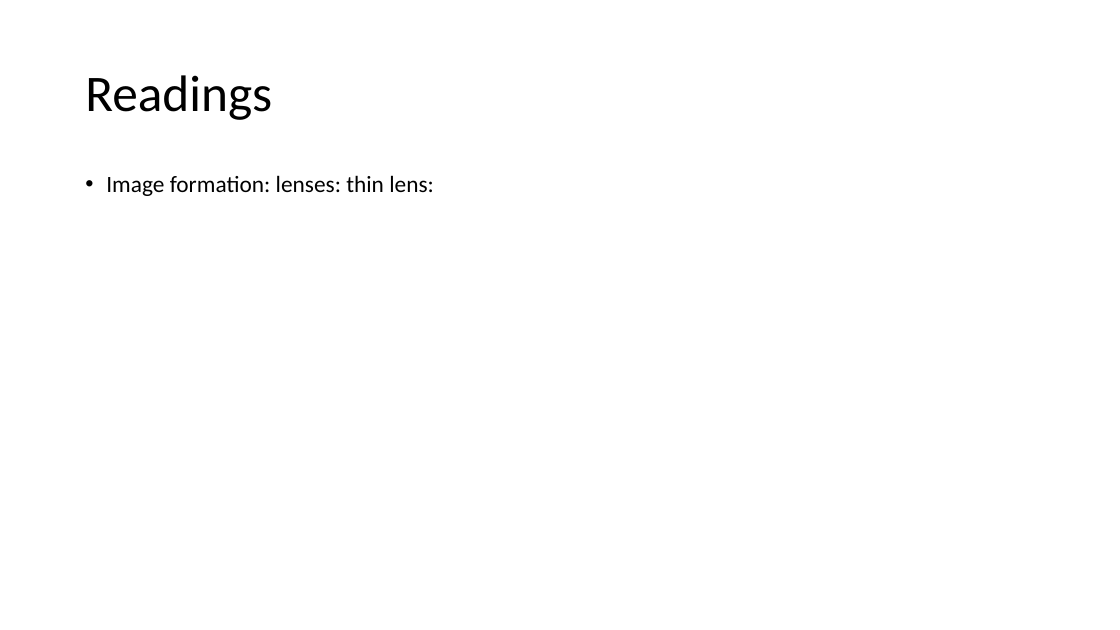
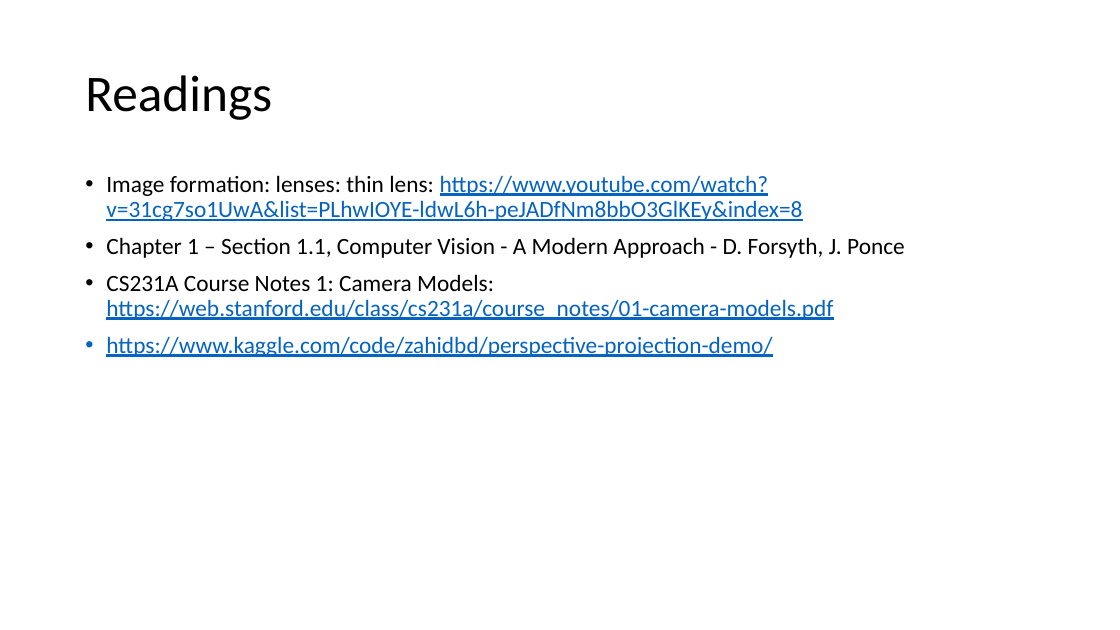
Before and after one commit to zahidcseku/cv-course-2026, a slide deck: slide 30 of Lecture 2.pptx. Drawn at 1120x630 pixels with LibreOffice and Linux fonts; fonts in the diff are those of the drawing. Boxes give left, top, right and bottom in pixels: in the first picture for what was removed or moved away, otherwise in the second. Text is boxed around its words. In the diff, an @@ line names an element or a change of style, - is before the commit and + after.

Commit message:
lecture 2 kaggle add

```diff
--- a/Lecture 2.pptx
+++ b/Lecture 2.pptx
@@ text at box(106, 175, 905, 357): text changed; text colour #000000 to #0563C1 @@
-• Image formation: lenses: thin lens:
+• Image formation: lenses: thin lens: https://www.youtube.com/watch?v=31cg7so1UwA&list=PLhwIOYE-ldwL6h-peJADfNm8bbO3GlKEy&index=8
+• Chapter 1 – Section 1.1, Computer Vision - A Modern Approach - D. Forsyth, J. Ponce
+• CS231A Course Notes 1: Camera Models: https://web.stanford.edu/class/cs231a/course_notes/01-camera-models.pdf
+• https://www.kaggle.com/code/zahidbd/perspective-projection-demo/
```
